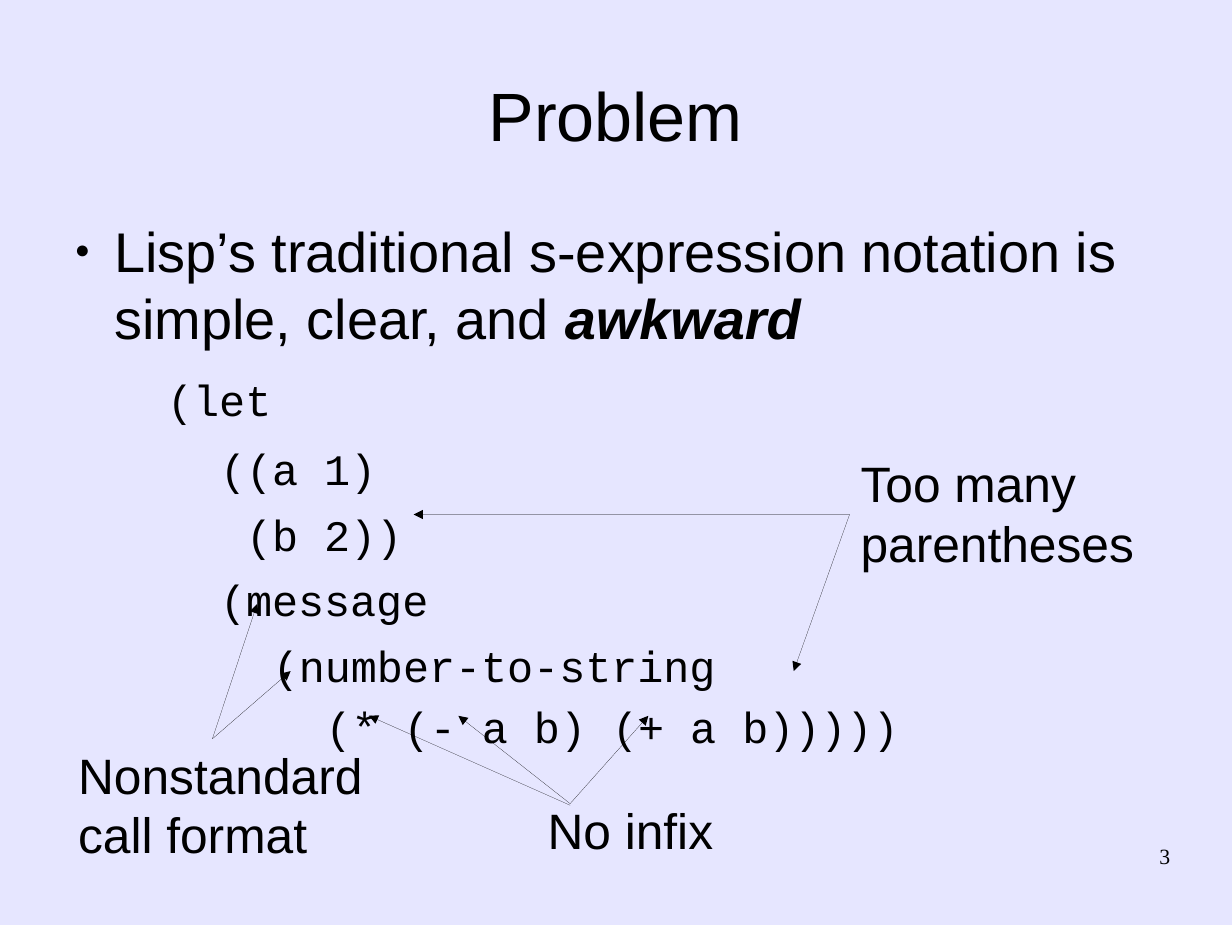
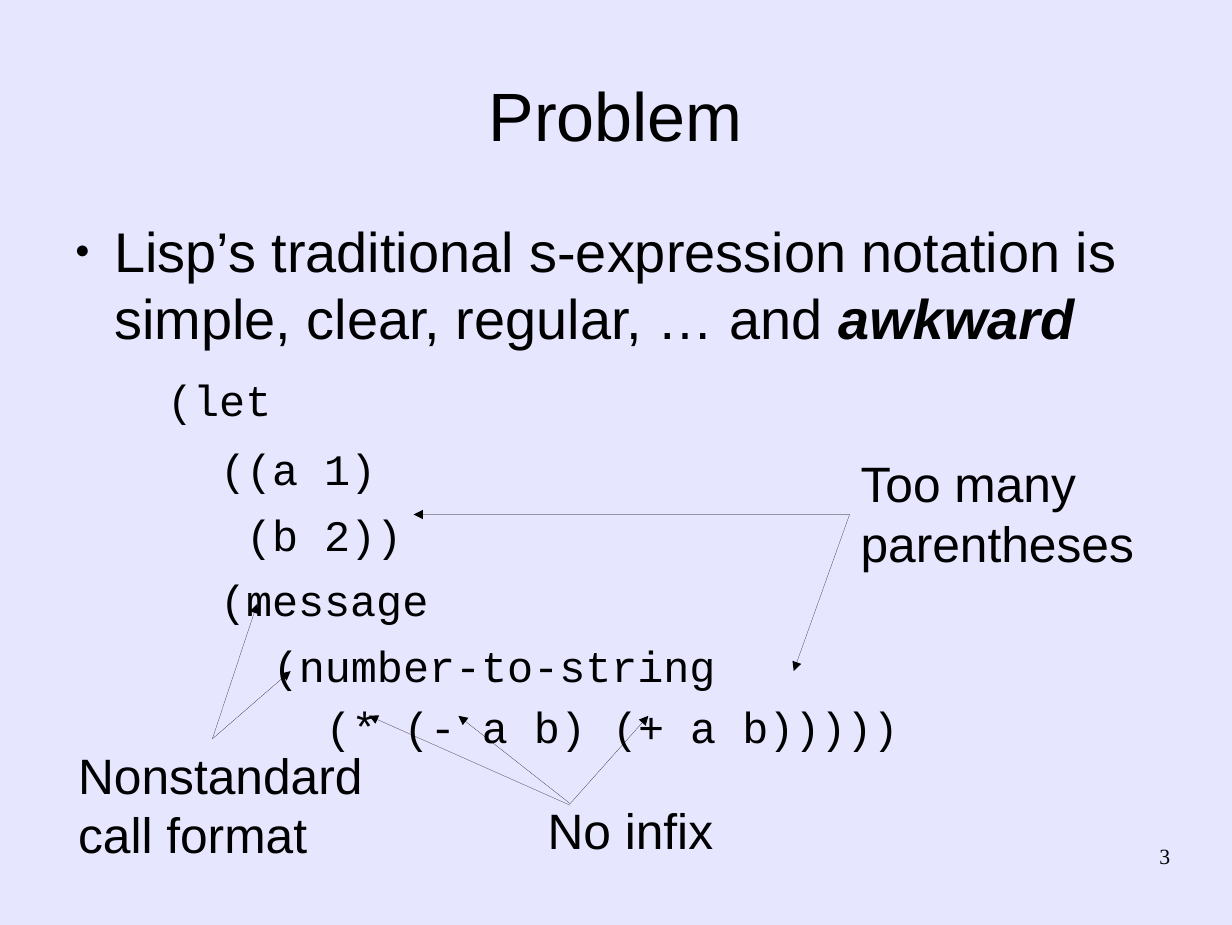
Before and after one commit to martin12333/Readable-Lisp-S-expressions, a slide deck: slide 3 of readable-s-expressions.odp. Drawn at 1232x925 pixels with LibreOffice and Linux fonts; fonts in the diff are those of the drawing. Boxes give left, top, right and bottom in pixels: in the first picture for what was removed or moved away, otherwise in the second. Text is boxed around its words. In the diff, an @@ line names an element or a change of style, - is before the commit and + after.

Commit message:
readable-s-expressions.odp: Add appendix explaining Lisp
  - This way, the deck can be used for an audience that doesn't necessarily
    know Lisp.

```diff
--- a/readable-s-expressions.odp
+++ b/readable-s-expressions.odp
@@ text at (114, 231, 1116, 349): text changed @@
-● Lisp’s traditional s-expression notation is simple, clear, and awkward
+● Lisp’s traditional s-expression notation is simple, clear, regular, … and awkward
```
Also in this commit, not shown: 8 other slides changed, 9 slides added.
